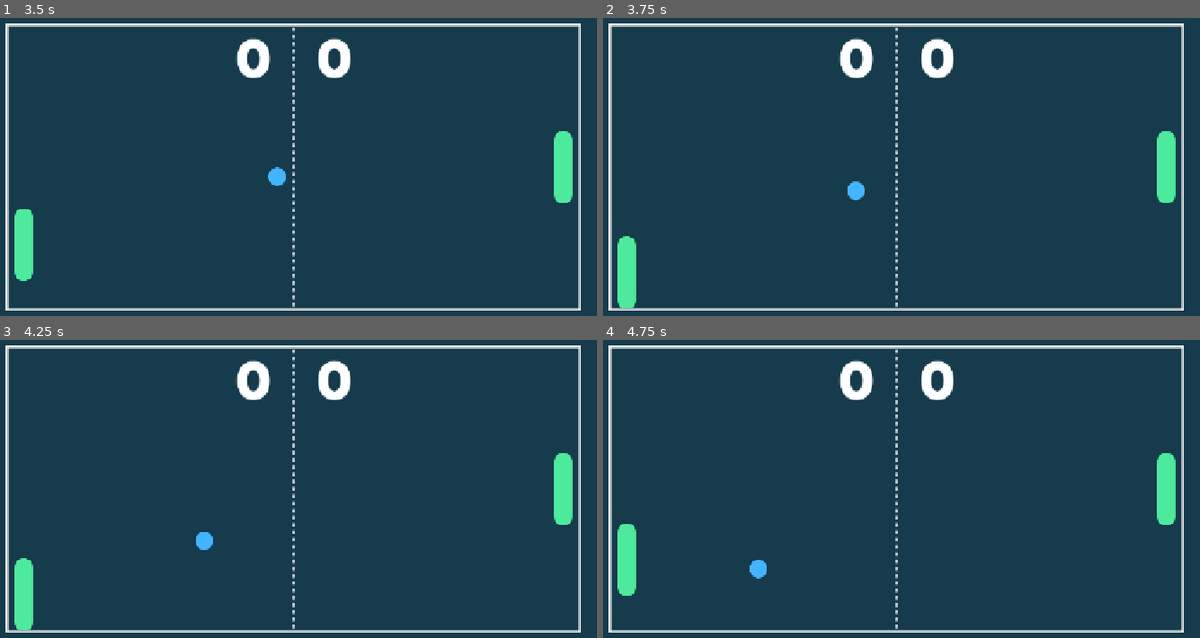
Above: before the commit, frames 1-4 (two rows, left to right).
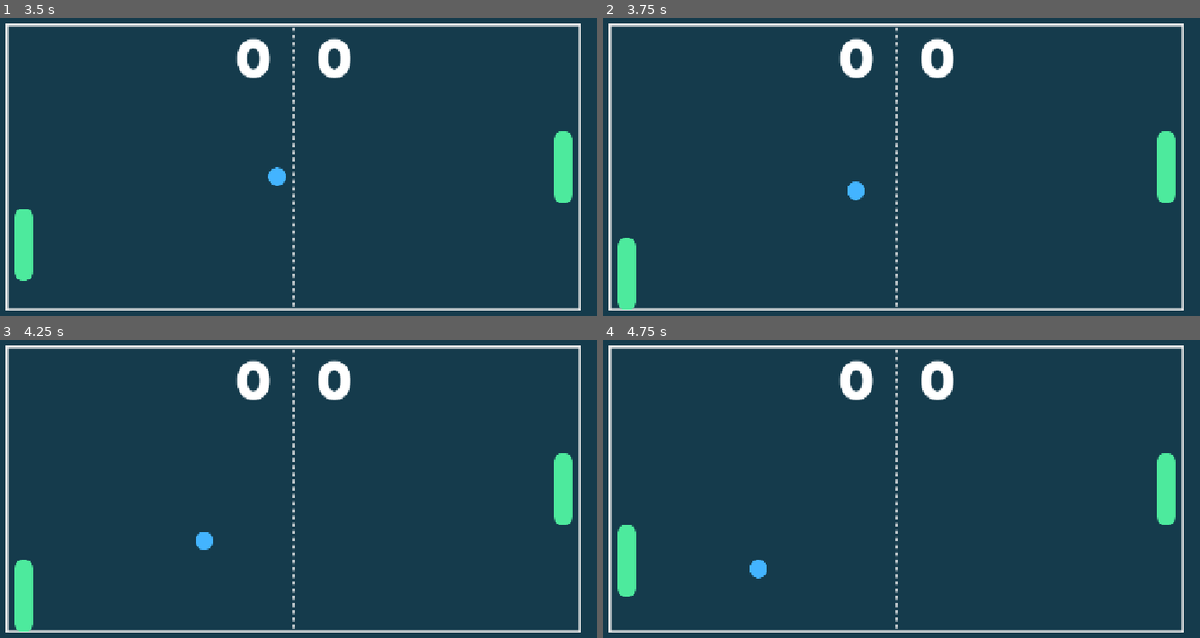
Above: after the commit, the same moments.

Repository: cf-Le3/pong-plus
Game: Godot game, scene res://general/main/main.tscn
Two runs of this game, one before a commit and one after it. Both use one fixed random seed, a clock stepped at 60 frames per second and the inputs below.
Inputs:
- Up to frame 1 (3.5 s): click "PLAY" at 0.5 s; click "VS CPU" at 1.25 s; tap Enter at 2 s; hold Right (ui_right) 2.03-2.78 s; hold Down (down_player2) 2.03-2.78 s; tap Space at 2.75 s; hold S (down_player1) from 2.78 s (still down); tap Down (down_player2) at 2.85 s
- Up to frame 2 (3.75 s): release S (down_player1) at 3.53 s; hold Right (ui_right) from 3.53 s (still down); hold Down (down_player2) from 3.53 s (still down)
- Up to frame 3 (4.25 s): keep holding Right (ui_right); keep holding Down (down_player2)
- Up to frame 4 (4.75 s): release Right (ui_right) at 4.28 s; release Down (down_player2) at 4.28 s; hold W (up_player1) from 4.28 s (still down); tap Down (down_player2) at 4.35 s

Frame 1 is identical in both runs. In frame 2, less than 0.1% of the frame differs, in the area x 2-6%, y 73-98%; in frame 3, less than 0.1%; in frame 4, less than 0.1%.

Commit message:
Update collision logic
Paddles and balls now completely ignore each other. Instead, balls now have a new Area2D child with its own collision mask that will be triggered when a paddle enters it.

Diff:
--- a/Pong Plus/gameplay/ball/ball.gd
+++ b/Pong Plus/gameplay/ball/ball.gd
@@ -9,7 +9,6 @@
 var init_pos: Vector2
 var init_dir: float
 var texture: Texture
-var can_collide_with_paddle := true
 const _INIT_SPEED := 200.0
 const _ACCELERATION := Vector2(10.0, 10.0)
 
@@ -20,34 +19,25 @@
 
 func _physics_process(delta: float) -> void:
 	var collision := move_and_collide(velocity*delta)
-
 	if collision:
 		var collider := collision.get_collider()
-
 		if collider.is_in_group("bounce_walls"):
 			velocity.y = -1*velocity.y
 			$WallHit.play()
 
-		elif collider.is_in_group("paddles"):
-			if can_collide_with_paddle:
-				velocity.x = -1*velocity.x
-				var collider_shape := collision.get_collider_shape()
+func _on_area_2d_body_entered(body: Node2D) -> void:
+	if body.is_in_group("paddles"):
+		var paddle: Paddle = body
+		velocity.x = -1*velocity.x
 
-				if velocity.y > 0 && collider_shape == collider.get_node("TopCollisionShape2D"):
-					velocity.y = -1*velocity.y
+		if (velocity.y > 0 && global_position.y < paddle.get_high_marker_position()) || (velocity.y < 0 && global_position.y > paddle.get_low_marker_position()):
+			velocity.y = -1*velocity.y
+			if effect == Effect.GROW:
+				paddle.grow()
+			elif effect == Effect.SHRINK:
+				paddle.shrink()
 
-				elif velocity.y < 0 && collider_shape == collider.get_node("BottomCollisionShape2D"):
-					velocity.y = -1*velocity.y
-
-				# Align acceleration vector with ball's velocity before adding to ball's velocity.
-				# Randomly rotate new velocity by -5 to 5 degrees.
-				velocity = (velocity + _ACCELERATION.rotated(velocity.angle())).rotated(randi_range(-5, 5)*PI/180)
-				_disable_paddle_collision()
-				$PaddleHit.play()
-
-func _disable_paddle_collision():
-	can_collide_with_paddle = false
-	$HitTimer.start()
-
-func _on_hit_timer_timeout() -> void:
-	can_collide_with_paddle = true
+		# Align acceleration vector with ball's velocity before adding to ball's velocity.
+		# Randomly rotate new velocity by -5 to 5 degrees.
+		velocity = (velocity + _ACCELERATION.rotated(velocity.angle())).rotated(randi_range(-5, 5)*PI/180)
+		$PaddleHit.play()
--- a/Pong Plus/gameplay/ball/ball.tscn
+++ b/Pong Plus/gameplay/ball/ball.tscn
@@ -8,16 +8,18 @@
 [sub_resource type="CircleShape2D" id="CircleShape2D_h8b3a"]
 radius = 16.1245
 
+[sub_resource type="CircleShape2D" id="CircleShape2D_smgia"]
+radius = 16.0
+
 [node name="Ball" type="CharacterBody2D" groups=["balls"]]
 collision_layer = 4
-collision_mask = 3
 motion_mode = 1
 script = ExtResource("1_2ml3n")
 
 [node name="Sprite2D" type="Sprite2D" parent="."]
 texture = ExtResource("1_k2q1g")
 
-[node name="CollisionShape2D" type="CollisionShape2D" parent="."]
+[node name="PhysicsCollisionShape2D" type="CollisionShape2D" parent="."]
 shape = SubResource("CircleShape2D_h8b3a")
 
 [node name="WallHit" type="AudioStreamPlayer2D" parent="."]
@@ -28,7 +30,11 @@
 stream = ExtResource("4_8h4je")
 bus = &"SFX"
 
-[node name="HitTimer" type="Timer" parent="."]
-one_shot = true
+[node name="Area2D" type="Area2D" parent="."]
+collision_layer = 8
+collision_mask = 2
 
-[connection signal="timeout" from="HitTimer" to="." method="_on_hit_timer_timeout"]
+[node name="InteractionCollisionShape2D" type="CollisionShape2D" parent="Area2D"]
+shape = SubResource("CircleShape2D_smgia")
+
+[connection signal="body_entered" from="Area2D" to="." method="_on_area_2d_body_entered"]
--- a/Pong Plus/gameplay/paddle/paddle.gd
+++ b/Pong Plus/gameplay/paddle/paddle.gd
@@ -1,3 +1,4 @@
+class_name Paddle
 extends CharacterBody2D
 @export var is_player_1: bool
 var is_player_controlled := true
@@ -11,37 +12,24 @@
 
 func _physics_process(delta: float) -> void:
 	if is_player_controlled:
-		set_velocity_player()
+		_set_velocity_player()
 	else:
-		set_velocity_ai()
-
-	var collision := move_and_collide(velocity*delta)
+		_set_velocity_ai()
 
 	# Slow down faster upon colliding with walls to prevent "sticking".
+	var collision := move_and_collide(velocity*delta)
 	if collision && collision.get_collider().is_in_group("bounce_walls"):
 		velocity.y = lerp(velocity.y, 0.0, 0.2)
 
-	if collision && collision.get_collider().is_in_group("balls"):
-		var ball: Ball = collision.get_collider()
-		if ball.can_collide_with_paddle:
-			if ball.effect == Ball.Effect.GROW:
-				grow()
-			elif ball.effect == Ball.Effect.SHRINK:
-				shrink()
+func _set_velocity_player() -> void:
+	if (is_player_1 && Input.is_action_pressed("up_player1")) || (!is_player_1 && Input.is_action_pressed("up_player2")):
+		_move_up()
+	elif (is_player_1 && Input.is_action_pressed("down_player1")) || (!is_player_1 && Input.is_action_pressed("down_player2")):
+		_move_down()
+	else:
+		_slow_to_halt()
 
-	# Correct x-coordinate if paddle is shifted during collision.
-	if global_position.x != init_x:
-		global_position.x = init_x
-
-func set_velocity_player() -> void:
-	if (is_player_1 && Input.is_action_pressed("up_player1")) || (!is_player_1 && Input.is_action_pressed("up_player2")):
-		move_up()
-	elif (is_player_1 && Input.is_action_pressed("down_player1")) || (!is_player_1 && Input.is_action_pressed("down_player2")):
-		move_down()
-	else:
-		slow_to_halt()
-
-func set_velocity_ai() -> void:
+func _set_velocity_ai() -> void:
 	var balls := get_tree().get_nodes_in_group("balls")
 
 	if balls.size() > 0:
@@ -49,7 +37,7 @@
 		var nearest_distance: float = INF
 
 		for b: Ball in balls:
-			if b.velocity.x > 0 && b.global_position.x < global_position.x && b.can_collide_with_paddle:
+			if b.velocity.x > 0 && b.global_position.x < global_position.x:
 				var distance: float = global_position.x - b.global_position.x
 				if distance < nearest_distance:
 					nearest_ball = b
@@ -57,23 +45,29 @@
 
 		if nearest_ball != null:
 			if nearest_ball.global_position.y < global_position.y:
-				move_up()
+				_move_up()
 			elif nearest_ball.global_position.y > global_position.y:
-				move_down()
+				_move_down()
 			else:
-				slow_to_halt()
+				_slow_to_halt()
 			return
 
-	slow_to_halt()
+	_slow_to_halt()
 
-func move_up() -> void:
+func _move_up() -> void:
 	velocity.y = max(velocity.y - _ACCELERATION, -_terminal_speed)
 
-func move_down() -> void:
+func _move_down() -> void:
 	velocity.y = min(velocity.y + _ACCELERATION, _terminal_speed)
 
-func slow_to_halt() -> void:
+func _slow_to_halt() -> void:
 	velocity.y = lerp(velocity.y, 0.0, 0.05)
+
+func get_high_marker_position() -> float:
+	return $HighMarker2D.global_position.y
+
+func get_low_marker_position() -> float:
+	return $LowMarker2D.global_position.y
 
 func grow() -> void:
 	if scale.y < _SCALE_MAX:
--- a/Pong Plus/gameplay/paddle/paddle.tscn
+++ b/Pong Plus/gameplay/paddle/paddle.tscn
@@ -14,7 +14,6 @@
 
 [node name="Paddle" type="CharacterBody2D" groups=["paddles"]]
 collision_layer = 2
-collision_mask = 5
 motion_mode = 1
 script = ExtResource("1_s1ttm")
 
@@ -25,12 +24,16 @@
 shape = SubResource("CapsuleShape2D_jy6pc")
 
 [node name="TopCollisionShape2D" type="CollisionShape2D" parent="."]
+visible = false
 position = Vector2(0, -50)
 shape = SubResource("CircleShape2D_2emja")
+disabled = true
 
 [node name="BottomCollisionShape2D" type="CollisionShape2D" parent="."]
+visible = false
 position = Vector2(0, 50)
 shape = SubResource("CircleShape2D_2emja")
+disabled = true
 
 [node name="GrowSound" type="AudioStreamPlayer2D" parent="."]
 stream = ExtResource("3_ahuv0")
@@ -39,3 +42,9 @@
 [node name="ShrinkSound" type="AudioStreamPlayer2D" parent="."]
 stream = ExtResource("4_y2mxq")
 bus = &"SFX"
+
+[node name="HighMarker2D" type="Marker2D" parent="."]
+position = Vector2(0, -48)
+
+[node name="LowMarker2D" type="Marker2D" parent="."]
+position = Vector2(0, 48)
--- a/Pong Plus/project.godot
+++ b/Pong Plus/project.godot
@@ -84,7 +84,9 @@
 
 2d_physics/layer_1="walls"
 2d_physics/layer_2="paddles"
-2d_physics/layer_3="ball"
+2d_physics/layer_3="balls"
+2d_physics/layer_4="interaction"
+2d_physics/layer_5="Layer 5"
 
 [rendering]
 
Not shown: 1 places in Pong Plus/gameplay/ball/ball.tscn that only renumber resources
